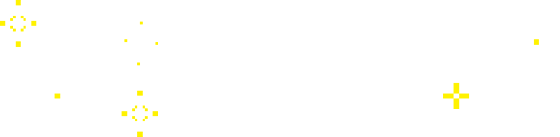
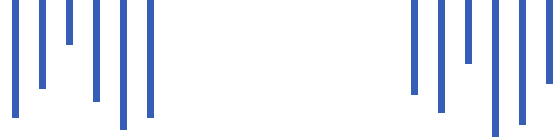
Before/after of a 560×137 layered artwork. What changed in the layer stack:
removed group "L" (7 layers) over [0, 0, 158, 137]
removed layer "Layer 5" (1st of 2, in "L") from group "L" over [0, 0, 158, 137]
showed "Layer 3", moved it out of group "L", painted on it over [5, 0, 158, 130]
removed layer "Layer 8" from group "R" over [443, 39, 539, 109]
added layer "Rectangle 1 copy 5" (2nd of 2, in "R") in group "R" over [546, 0, 553, 84]
added layer "Rectangle 1 copy 4" (2nd of 2, in "R") in group "R" over [519, 0, 526, 125]
added layer "Rectangle 1 copy 3" (2nd of 2, in "R") in group "R" over [492, 0, 499, 137]
added layer "Rectangle 1 copy 2" (2nd of 2, in "R") in group "R" over [465, 0, 472, 64]
added layer "Rectangle 1 copy" (2nd of 2, in "R") in group "R" over [438, 0, 445, 113]
added layer "Rectangle 1" (2nd of 2, in "R") in group "R" over [411, 0, 418, 95]
